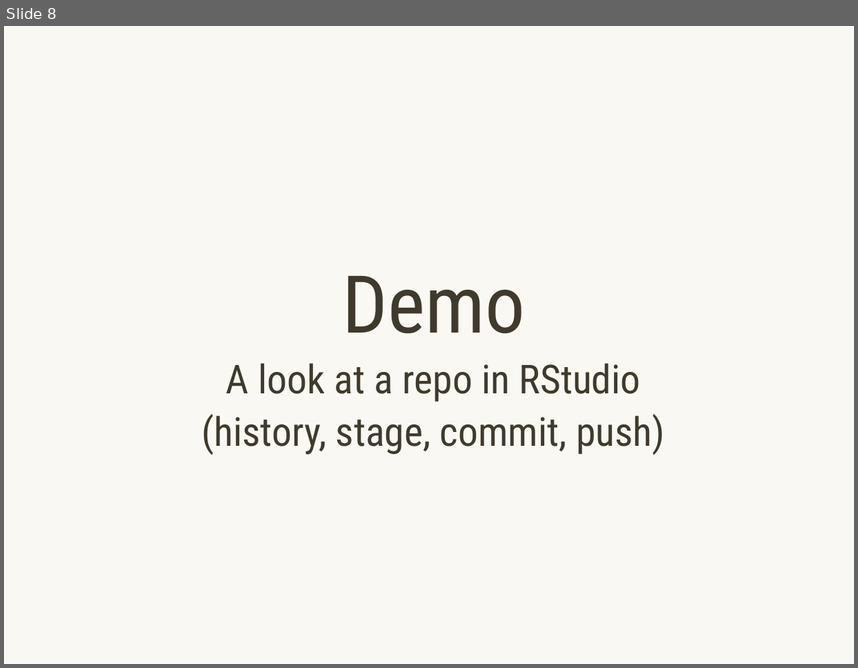
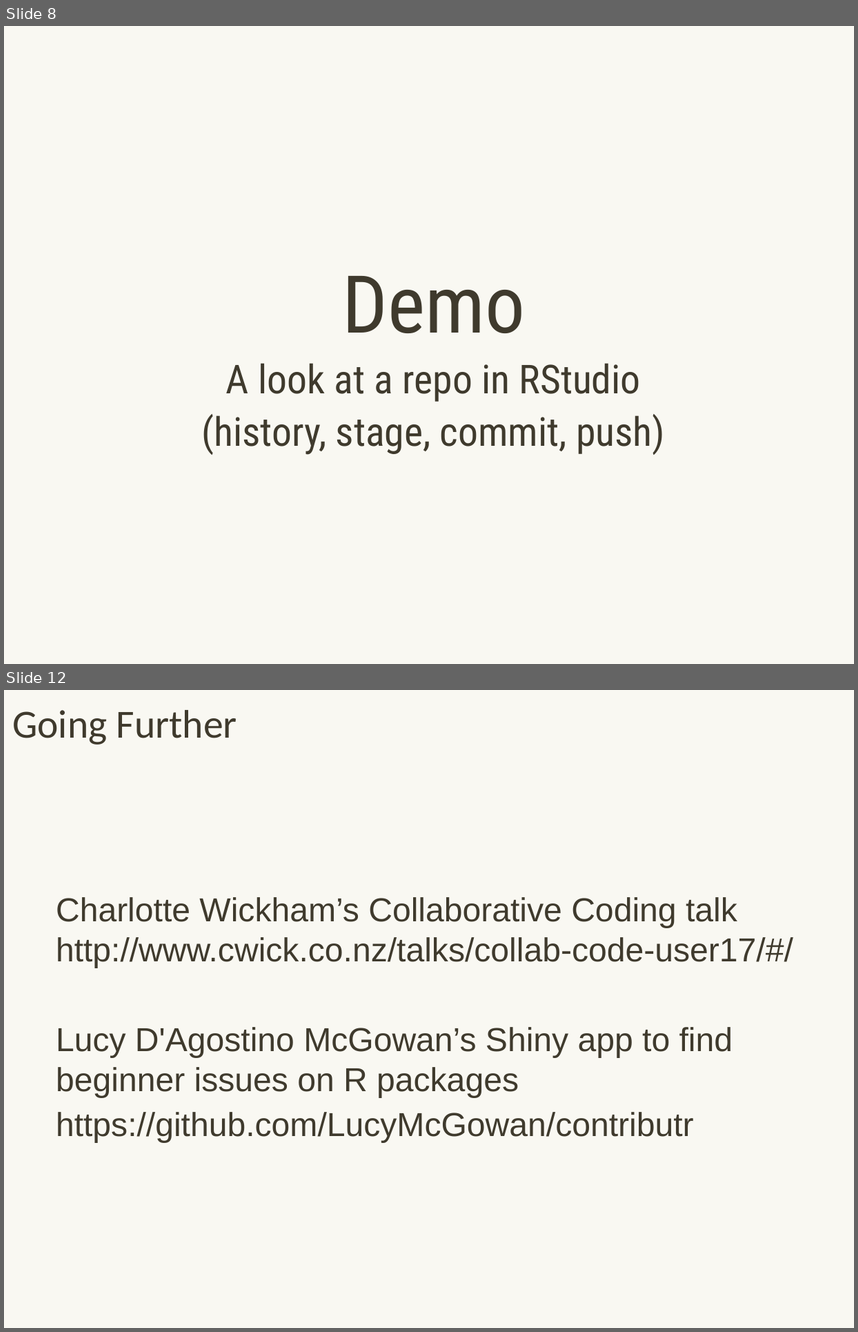
Before and after one commit to forwards/workshops, a slide deck: slides-pptx/2b-github.pptx. Shown one above the other, each under a label of ours: slide 8 before the commit, slides 8 and 12 after it; the slides between them are not shown. The pictures are 858x668 and 858x1332 pixels, drawn with LibreOffice and Linux fonts; fonts in the diff are those of the drawing. Boxes give left, top, right and bottom in pixels: in the first picture for what was removed or moved away, otherwise in the second. Text is boxed around its words. In the diff, an @@ line names an element or a change of style, - is before the commit and + after.

Commit message:
Update github slides & create PDF

```diff
--- a/slides-pptx/2b-github.pptx
+++ b/slides-pptx/2b-github.pptx
@@ slide 12 added at <box>4,690,854,1328</box>, background #F9F8F2 @@
@@ title added at <box>12,710,237,745</box>, 48 pt, text #3F3A2D @@
+Going Further
@@ text added at <box>56,897,793,1143</box>, 40 pt, text #3F3A2D @@
+Charlotte Wickham’s Collaborative Coding talk http://www.cwick.co.nz/talks/collab-code-user17/#/
+Lucy D'Agostino McGowan’s Shiny app to find beginner issues on R packages
+https://github.com/LucyMcGowan/contributr
```
Also in this commit, not shown: 5 slides changed, 13 other files.
